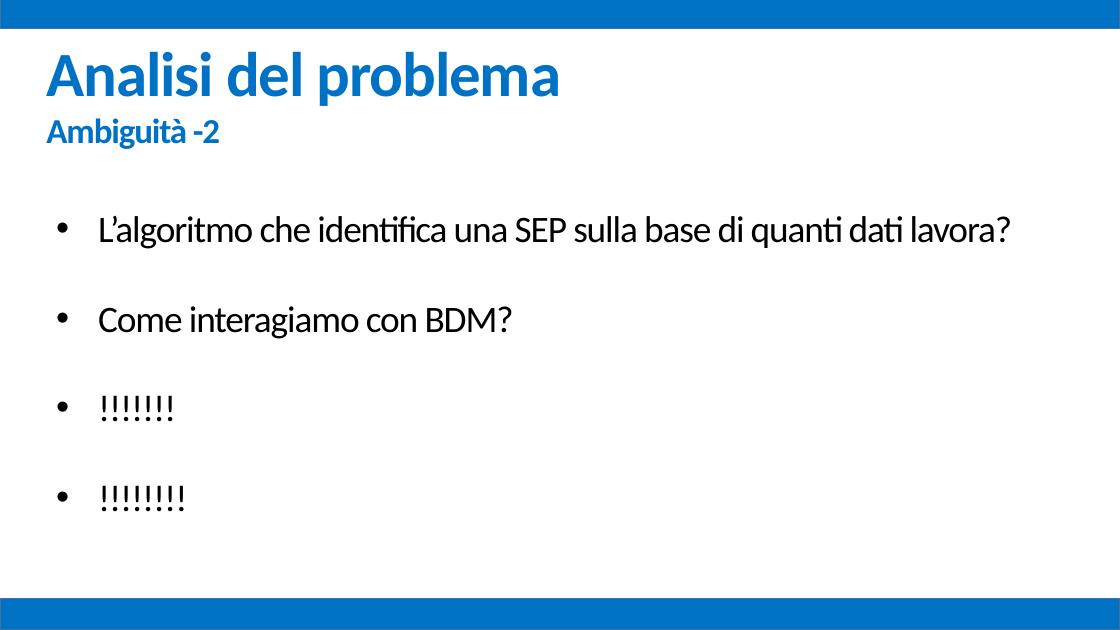
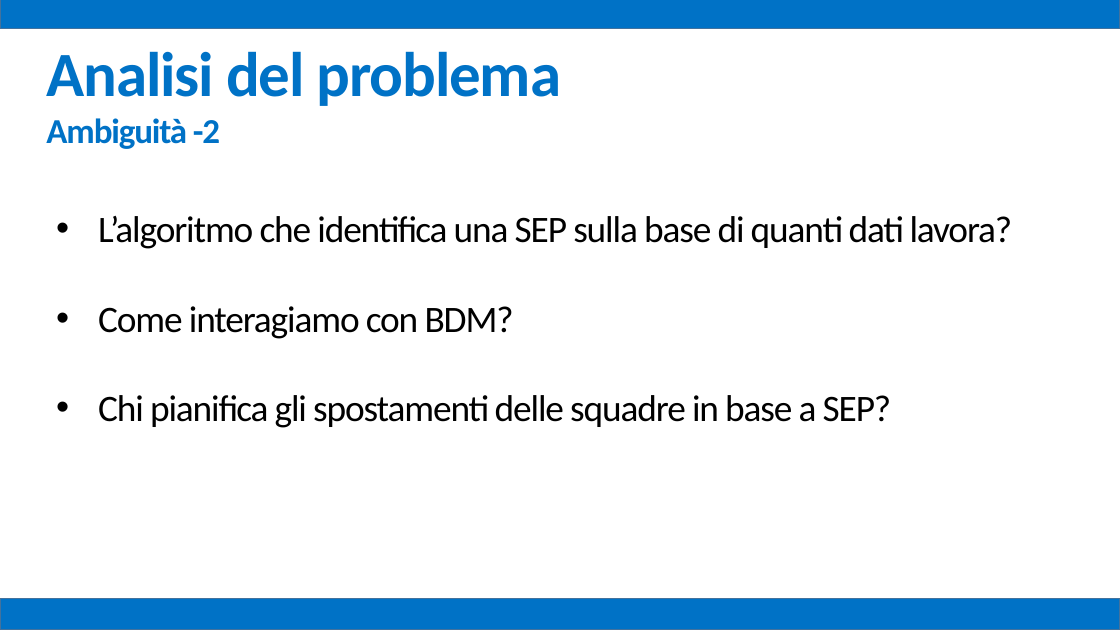
Before and after one commit to mz1991/ProgettoFebbraio2015, a slide deck: slide 7 of Febbraio 2015.pptx. Drawn at 1120x630 pixels with LibreOffice and Linux fonts; fonts in the diff are those of the drawing. Boxes give left, top, right and bottom in pixels: in the first picture for what was removed or moved away, otherwise in the second. Text is boxed around its words. In the diff, an @@ line names an element or a change of style, - is before the commit and + after.

```diff
--- a/Febbraio 2015.pptx
+++ b/Febbraio 2015.pptx
@@ text at [98,395,892,428]: text changed @@
-• !!!!!!!
-• !!!!!!!!
+• Chi pianifica gli spostamenti delle squadre in base a SEP?
```
Also in this commit, not shown: 16 other slides changed, 1 slide added, 6 other files.
